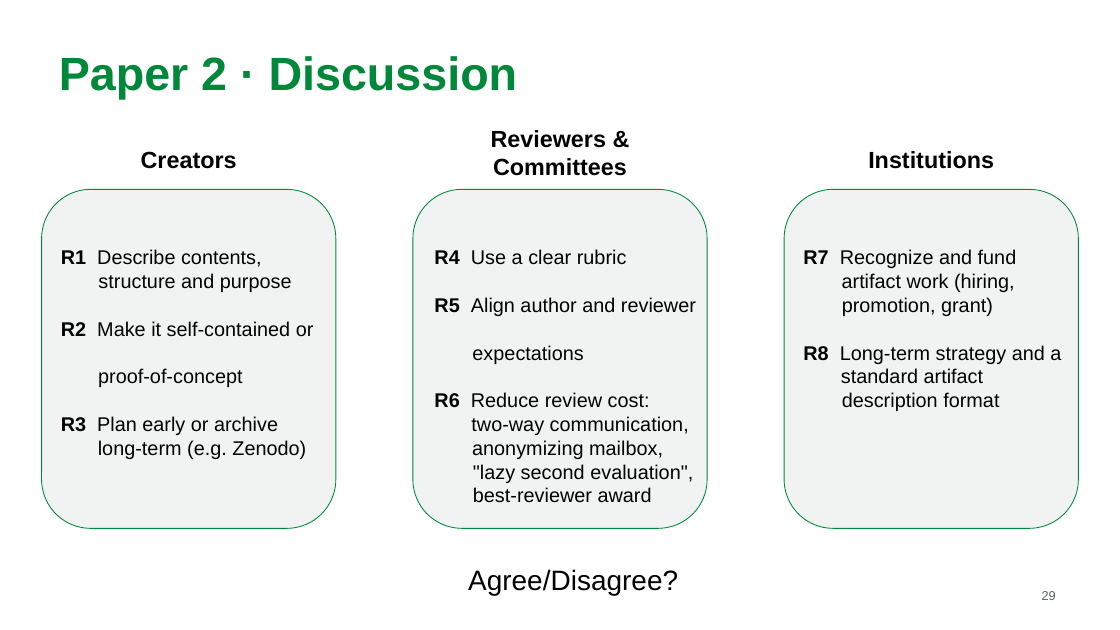
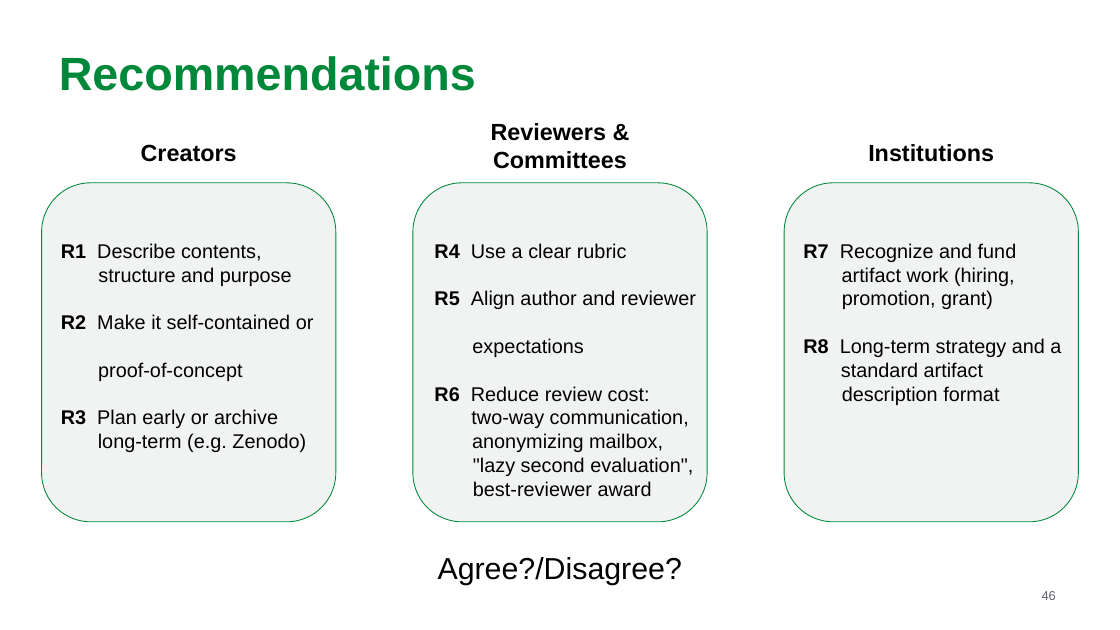
Before and after one commit to MarkAndreDuesing/Reprod_Docs_And_Notes, a slide deck: slide 46 of Vorl_2/slides/lecture2-team-paper2.pptx (slide 29 before the commit). Drawn at 1120x630 pixels with LibreOffice and Linux fonts; fonts in the diff are those of the drawing. Boxes give left, top, right and bottom in pixels: in the first picture for what was removed or moved away, otherwise in the second. Text is boxed around its words. In the diff, an @@ line names an element or a change of style, - is before the commit and + after.

```diff
--- a/Vorl_2/slides/lecture2-team-paper2.pptx
+++ b/Vorl_2/slides/lecture2-team-paper2.pptx
@@ text at (x1=59, y1=56, x2=476, y2=91): text changed @@
-Paper 2 · Discussion
+Recommendations
@@ 6 texts, 3 rounded rectangles moved together from (x1=42, y1=130, x2=1079, y2=528) to (x1=42, y1=123, x2=1079, y2=523) @@
@@ text at (x1=438, y1=557, x2=682, y2=585): text changed; size 24 to 26 pt @@
-Agree/Disagree?
+Agree?/Disagree?
@@ page number at (x1=1042, y1=591, x2=1056, y2=600): text changed @@
-29
+46
```
Also in this commit, not shown: 18 other slides changed, 18 slides added, 1 slide removed, 2 other files.
